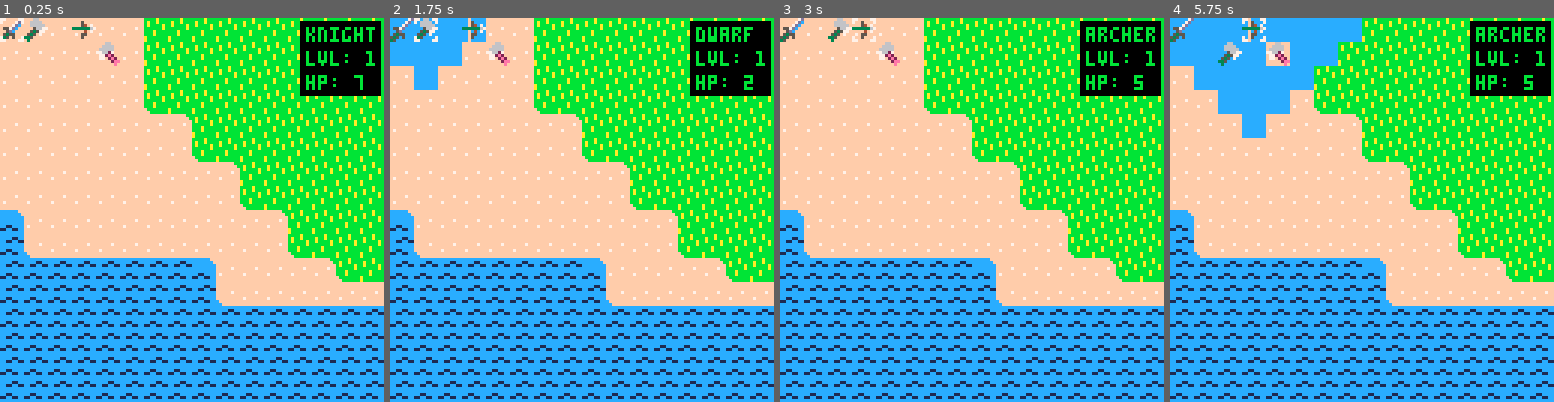
Above: before the commit, frames 1-4 (left to right).
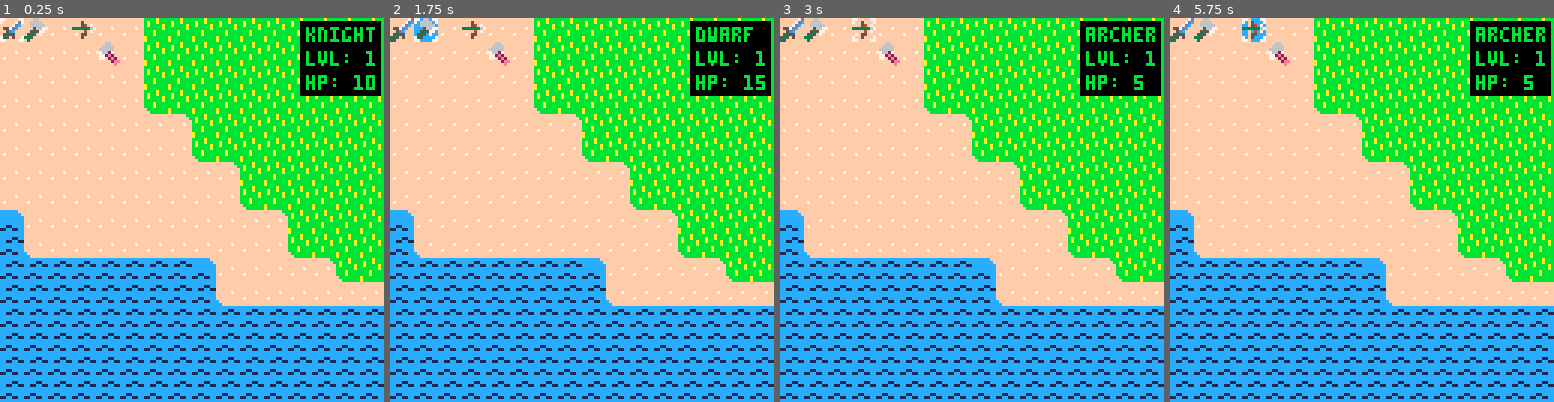
Above: after the commit, the same moments.

Repository: cstephen/PICO-8-Tactics
Game: PICO-8 cartridge tactics.p8
The game is run twice, just before and just after one commit, with the same random seed, the same clock (stepped at 60 frames per second) and the same inputs.
Inputs:
- Up to frame 1 (0.25 s): no input
- Up to frame 2 (1.75 s): tap X (X key) at 0.33, 1.07 s; tap O (Z key) at 0.7, 1.7 s; hold Right from 1.6 s (still down)
- Up to frame 3 (3 s): tap X (X key) at 1.85, 2.97 s; release Right at 2.1 s; tap O (Z key) at 2.1, 2.5, 2.9 s; hold Up 2.15-2.42 s; hold Right from 2.47 s (still down)
- Up to frame 4 (5.75 s): release Right at 3.03 s; hold Left 3.08-3.58 s; tap O (Z key) every 0.4 s from 3.3 to 5.7 s; hold Down 3.63-3.97 s; hold Right 4.02-4.68 s; tap X (X key) at 4.08, 5.2 s; hold Up 4.73-5.03 s; hold Left 5.08-5.68 s; hold Down from 5.73 s (still down)

The runs differ from the first frame. In frame 1, 0.1% of the frame differs, in the area x 92-98%, y 14-19%; in frame 2, 2.5%; in frame 3, 0.4%; in frame 4, 8.4%, in the area x 0-50%, y 0-32%.

Commit message:
Allow player to pan around entire world map with selection cursor.

Diff:
--- a/tactics.p8
+++ b/tactics.p8
@@ -1,10 +1,10 @@
 pico-8 cartridge // http://www.pico-8.com
 version 8
 __lua__
-select = {x = 0, y = 0}
+select = {x = 18, y = 0}
 moving = false
 attacking = false
-gridsize = {x = 16, y = 16}
+gridsize = {x = 128, y = 32}
 
 mapcorner = {
   x = 18,
@@ -111,42 +111,58 @@
   gridclear(fg, {sprite = 0})
   gridclear(typemask, "neutral")
 
-  place(0, 0, unit(knight, "good"))
-  fg[0][0].hp = 7
-
-  place(0, 1, unit(dwarf, "good"))
-  fg[0][1].hp = 2
-
-  place(1, 4, unit(dwarf, "evil"))
-  fg[1][4].hp = 7
-
-  place(0, 3, unit(archer, "good"))
-  fg[0][3].hp = 5
+  place(18, 0, unit(knight, "good"))
+  fg[0][18].hp = 7
+
+  place(19, 0, unit(dwarf, "good"))
+  fg[0][19].hp = 2
+
+  place(22, 1, unit(dwarf, "evil"))
+  fg[1][22].hp = 7
+
+  place(21, 0, unit(archer, "good"))
+  fg[0][21].hp = 5
 end
 
 function _update()
-  if btnp(0)
-  and select.y > 0
-  and animation == nil then
-    select.y -= 1
-  end
-
-  if btnp(1)
-  and select.y < 15
-  and animation == nil then
-    select.y += 1
-  end
-
-  if btnp(2)
-  and select.x > 0
-  and animation == nil then
-    select.x -= 1
-  end
-
-  if btnp(3)
-  and select.x < 15
-  and animation == nil then
-    select.x += 1
+  if btnp(0) then
+    if select.x > 0
+    and animation == nil then
+      select.x -= 1
+      if select.x - mapcorner.x < 0 then
+        mapcorner.x -= 1
+      end
+    end
+  end
+
+  if btnp(1) then
+    if select.x < 127
+    and animation == nil then
+      select.x += 1
+      if select.x - mapcorner.x > 15 then
+        mapcorner.x += 1
+      end
+    end
+  end
+
+  if btnp(2) then
+    if select.y > 0
+    and animation == nil then
+      select.y -= 1
+      if select.y - mapcorner.y < 0 then
+        mapcorner.y -= 1
+      end
+    end
+  end
+
+  if btnp(3) then
+    if select.y < 31
+    and animation == nil then
+      select.y += 1
+      if select.y - mapcorner.y > 15 then
+        mapcorner.y += 1
+      end
+    end
   end
 
   if btnp(4) then
@@ -239,10 +255,10 @@
 end
 
 function griddraw(grid)
-  for i=0, gridsize.x do
-    for j=0, gridsize.y do
+  for i=mapcorner.x, mapcorner.x + 16 do
+    for j=mapcorner.y, mapcorner.y + 16 do
       local pos = spritepos(grid[i][j].sprite)
-      sspr(pos.x * 8, pos.y * 8, 8, 8, j * 8, i * 8)
+      sspr(pos.x * 8, pos.y * 8, 8, 8, (i - mapcorner.x) * 8, (j - mapcorner.y) * 8)
     end
   end
 end
@@ -250,8 +266,8 @@
 function mapanimate()
   local alternate = 20
 
-  for i=mapcorner.x, mapcorner.x + gridsize.x do
-    for j=mapcorner.y, mapcorner.y + gridsize.y do
+  for i=mapcorner.x, mapcorner.x + 16 do
+    for j=mapcorner.y, mapcorner.y + 16 do
       if mapanimatecounter == alternate then
         for mapanimation in all(mapanimations) do
           for k=1, #mapanimation do
@@ -280,7 +296,12 @@
 end
 
 function selectdraw()
-  spr(255, select.y * 8, select.x * 8)
+  local screenpos = {
+    x = select.x - mapcorner.x,
+    y = select.y - mapcorner.y
+  }
+
+  spr(255, screenpos.x * 8, screenpos.y * 8)
 
   if fg[select.x][select.y].sprite != 0 then
     local screen = {
